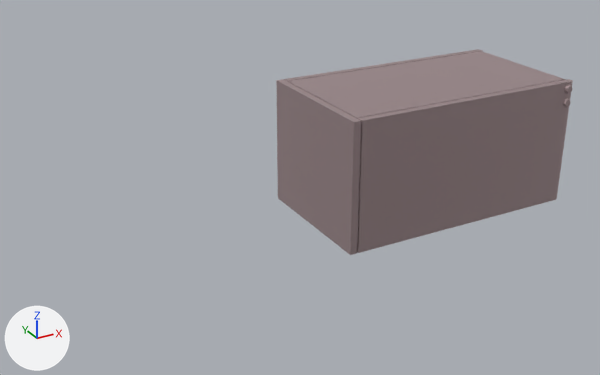
The glTF model assets/environment/shroudv01.gltf, before and after one commit.
Before and after are seen from a 50 mm camera at (-4.07, -5.28, 2.72) aimed at (-1.17, 0.0, 0.07). Lighting does not change. The marker at lower left points along +X, +Y and +Z. Vertices at the same position are counted once.

The scene before the commit, as lines of its bpy script (objects in view):
```python
me_cube_029 = bpy.data.meshes.new('Cube.029')
me_cube_029.from_pydata(...)  # 296 vertices, 560 faces; spans x -1.06..1.06, y -0.62..0.62, z -0.28..0.78
me_cube_029.materials.append(mat_conveyorrollersmat)  # grey #bcaaac
ob_shroud = bpy.data.objects.new('shroud', me_cube_029)
ob_shroud.location = (0.0, 0.0, 0.0)
```
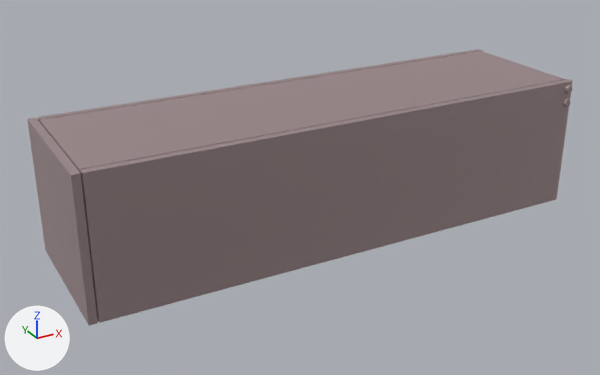
Edits to the scene script, one JSON object a line:
```json
{"block": "me_cube_029", "where": "me_cube_029.from_pydata(...)  # 296 vertices, 560 faces; spans x -1.06..1.06, y -0.62..0.62, z -0.28..0.78"}
{"block": "me_cube_029", "where": "# used by ob_shroud; location = (0.0, 0.0, 0.0)"}
{"block": "me_cube_029", "change": "me_cube_029 part 1: the loose piece of 30 vertices spanning x -1.06..-1.0, y -0.59..0.59, z -0.28..0.78 is moved by (-2.0, 0.0, 0.0)"}
{"block": "me_cube_029", "change": "me_cube_029 part 2: all 22 vertices in x -0.99, y -0.59..0.59, z -0.28..0.78 are moved by (-2.0, 0.0, 0.0)"}
```

Pixel boxes [x1, y1, x2, y2] of what changed, in the pictures (600 x 375 px; the box of a moved part takes in the faces that stretch with it):
```json
{"object": "shroud", "change": "reshaped", "before": [276, 49, 573, 255], "after": [27, 49, 573, 326], "on screen": "84% wider, 34% taller"}
{"part": 1, "of": "me_cube_029", "change": "moved or reshaped", "before": [276, 79, 361, 255], "after": [27, 117, 98, 326]}
{"part": 2, "of": "me_cube_029", "change": "moved or reshaped", "before": [314, 94, 365, 253], "after": [37, 80, 365, 323]}
```
